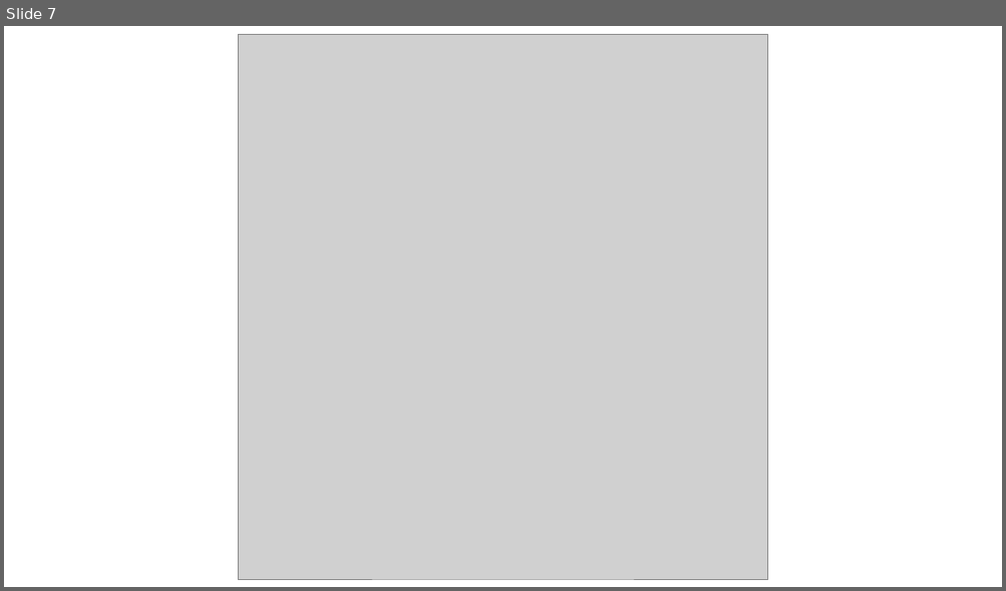
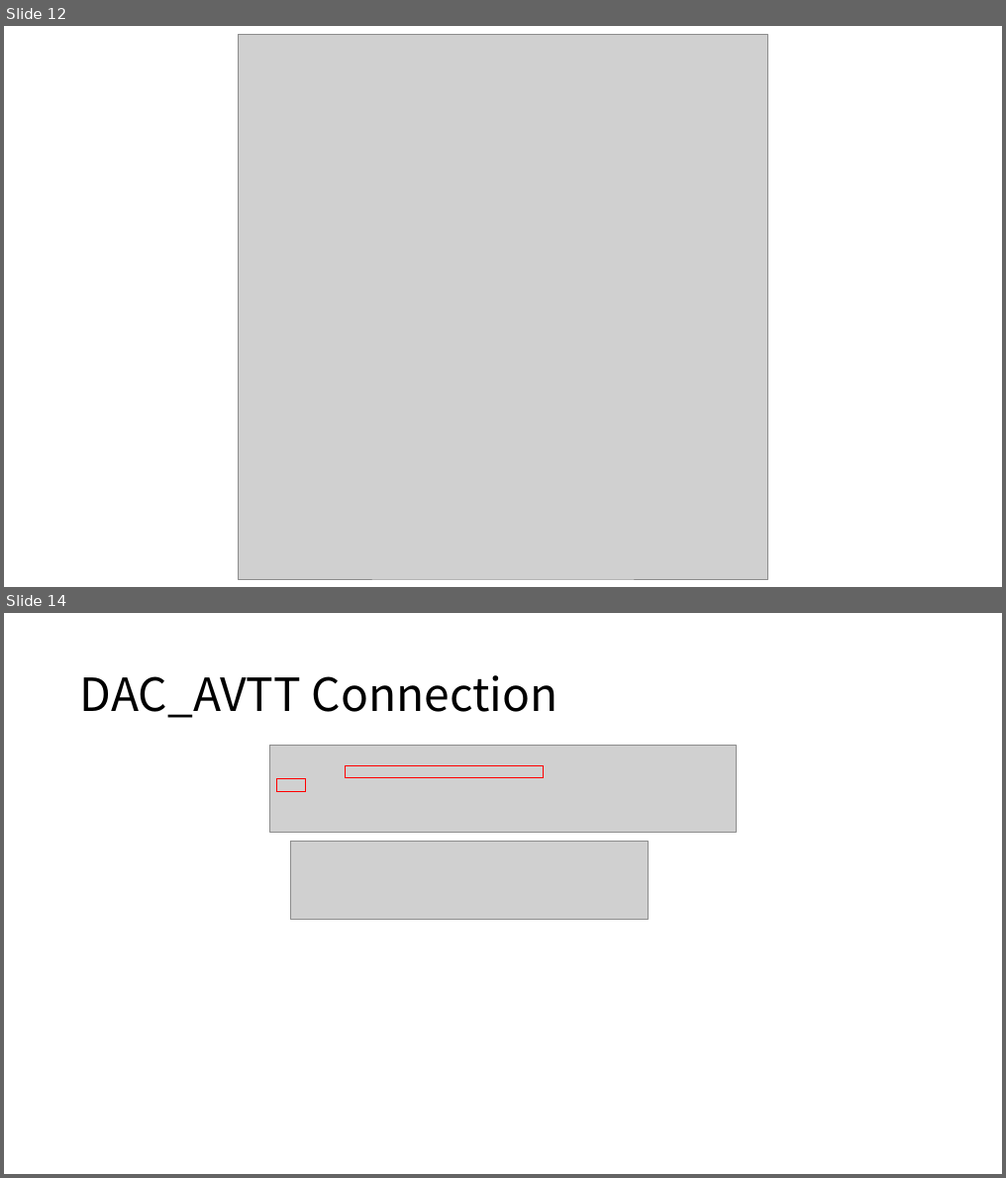
Before and after one commit to snu-quiqcl/RFSoC_FrontEnd, a slide deck: Documents/PPT/RFSoC RF FrontEnd_v1_00.pptx. Shown one above the other, each under a label of ours: slide 7 before the commit, slides 12 and 14 after it; the slides between them are not shown. The pictures are 1006x591 and 1006x1178 pixels, drawn with LibreOffice and Linux fonts; fonts in the diff are those of the drawing; grey boxes stand for pictures. Boxes give left, top, right and bottom in pixels: in the first picture for what was removed or moved away, otherwise in the second. Text is boxed around its words. In the diff, an @@ line names an element or a change of style, - is before the commit and + after.

```diff
--- a/Documents/PPT/RFSoC RF FrontEnd_v1_00.pptx
+++ b/Documents/PPT/RFSoC RF FrontEnd_v1_00.pptx
@@ slide 14 added at (x1=4, y1=613, x2=1002, y2=1174), background #FFFFFF @@
@@ title added at (x1=80, y1=675, x2=558, y2=718), 44 pt, text #000000 @@
+DAC_AVTT Connection
@@ picture added at (x1=269, y1=746, x2=737, y2=832) @@
@@ rectangle added at (x1=276, y1=779, x2=306, y2=792), outline #FF0000 1 pt @@
@@ rectangle added at (x1=346, y1=765, x2=544, y2=778), outline #FF0000 1 pt @@
@@ picture added at (x1=291, y1=842, x2=648, y2=920) @@
@@ what was slide 7 is now slide 12 @@
```
Also in this commit, not shown: 3 slides changed, 7 other slides added, 45 other files.
